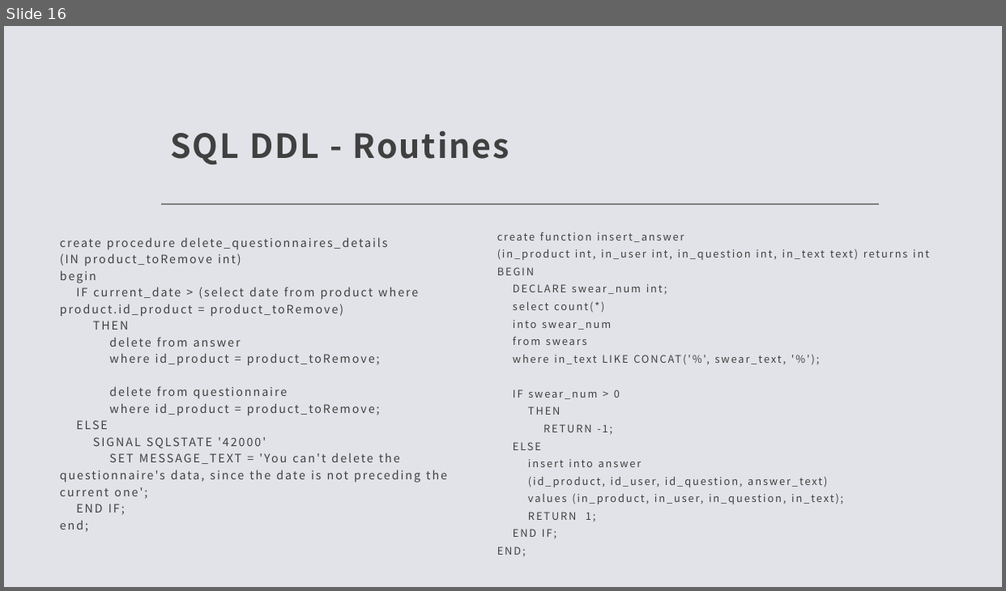
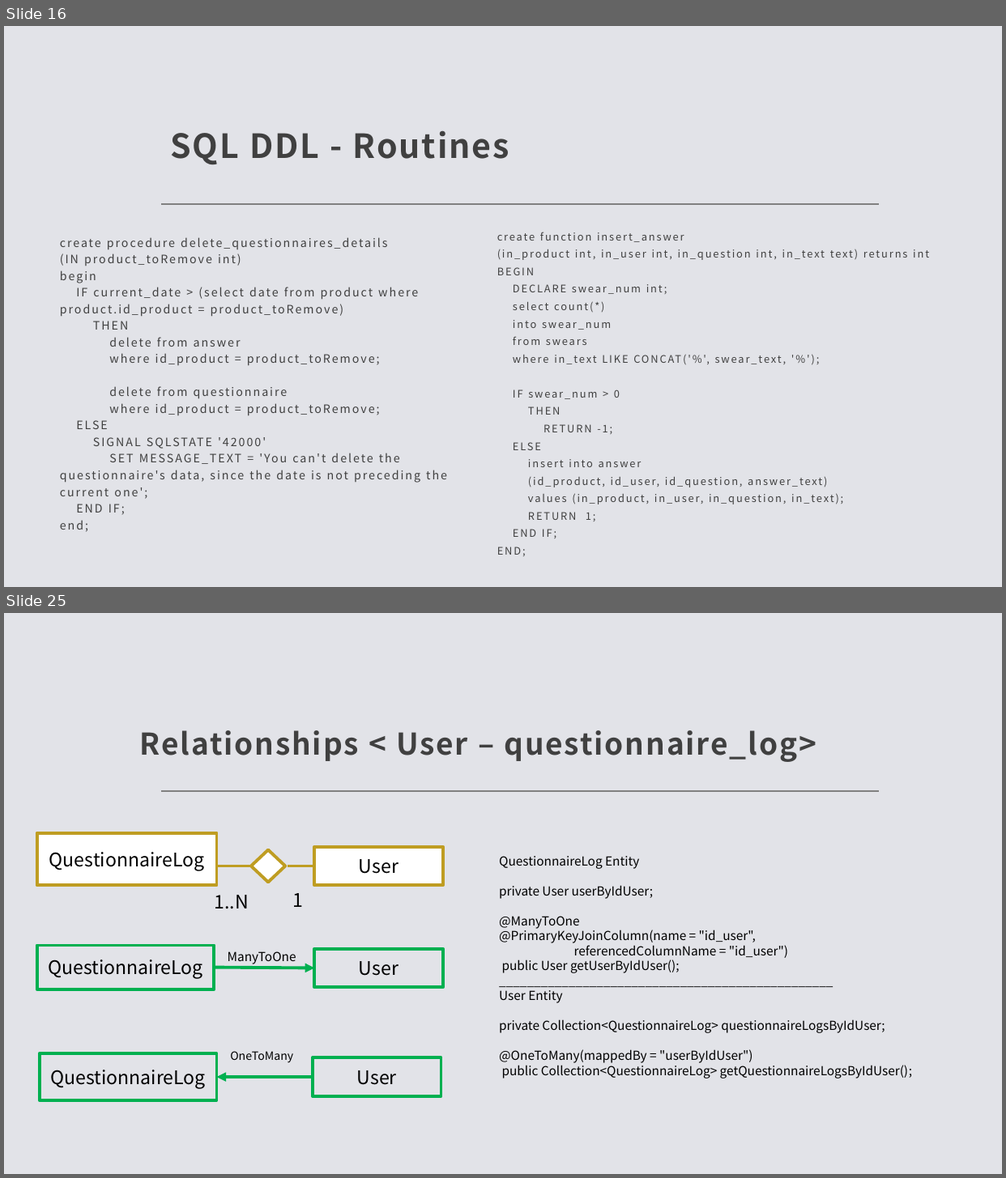
Before and after one commit to FPuoti255/GamifiedMarket, a slide deck: src/main/resources/PPTX/Gamified Market.pptx. Shown one above the other, each under a label of ours: slide 16 before the commit, slides 16 and 25 after it; the slides between them are not shown. The pictures are 1006x591 and 1006x1178 pixels, drawn with LibreOffice and Linux fonts; fonts in the diff are those of the drawing. Boxes give left, top, right and bottom in pixels: in the first picture for what was removed or moved away, otherwise in the second. Text is boxed around its words. In the diff, an @@ line names an element or a change of style, - is before the commit and + after.

```diff
--- a/src/main/resources/PPTX/Gamified Market.pptx
+++ b/src/main/resources/PPTX/Gamified Market.pptx
@@ slide 25 added at <box>4,613,1002,1174</box>, background #E2E3E8; not listed: 1 template element that a slide beside it also shows @@
@@ title added at <box>140,730,816,762</box>, 28.8 pt, text #404040, bold @@
+Relationships < User – questionnaire_log>
@@ rectangle added at <box>37,833,216,885</box>, fill #FFFFFF, outline #BF9D22 3 pt, 18 pt, text #000000 @@
+QuestionnaireLog
@@ diamond added at <box>251,850,285,882</box>, fill #FFFFFF, outline #BF9D22 3 pt @@
@@ rectangle added at <box>315,846,444,885</box>, fill #FFFFFF, outline #BF9D22 3 pt, 18 pt, text #000000 @@
+User
@@ line added from (251, 866) to (216, 866), #BF9D22 2.25 pt @@
@@ line added from (315, 866) to (288, 866), #BF9D22 2.25 pt @@
@@ text added at <box>215,895,249,909</box>, 18 pt, text #000000 @@
+1..N
@@ text added at <box>292,893,303,907</box>, 18 pt, text #000000 @@
+1
@@ text added at <box>499,885,912,1079</box>, 12 pt, text #000000 @@
+QuestionnaireLog Entity
+private User userByIdUser;
+@ManyToOne
+@PrimaryKeyJoinColumn(name = "id_user",
+referencedColumnName = "id_user")
+public User getUserByIdUser();
+________________________________________________
+User Entity
+private Collection<QuestionnaireLog> questionnaireLogsByIdUser;
+@OneToMany(mappedBy = "userByIdUser")
+public Collection<QuestionnaireLog> getQuestionnaireLogsByIdUser();
@@ rectangle added at <box>37,945,215,990</box>, outline #00B050 3 pt, 18 pt, text #000000 @@
+QuestionnaireLog
@@ text added at <box>228,952,296,965</box>, 12 pt, text #000000 @@
+ManyToOne
@@ rectangle added at <box>315,949,444,988</box>, outline #00B050 3 pt, 18 pt, text #000000 @@
+User
@@ arrow added from (215, 968) to (315, 969), #00B050 3 pt @@
@@ rectangle added at <box>39,1054,216,1101</box>, outline #00B050 3 pt, 18 pt, text #000000 @@
+QuestionnaireLog
@@ text added at <box>230,1051,293,1063</box>, 11 pt, text #000000 @@
+OneToMany
@@ rectangle added at <box>313,1058,441,1097</box>, outline #00B050 3 pt, 18 pt, text #000000 @@
+User
@@ arrow added from (313, 1077) to (216, 1077), #00B050 3 pt @@
```
Also in this commit, not shown: 4 slides changed, 22 other slides added, 1 other file.
